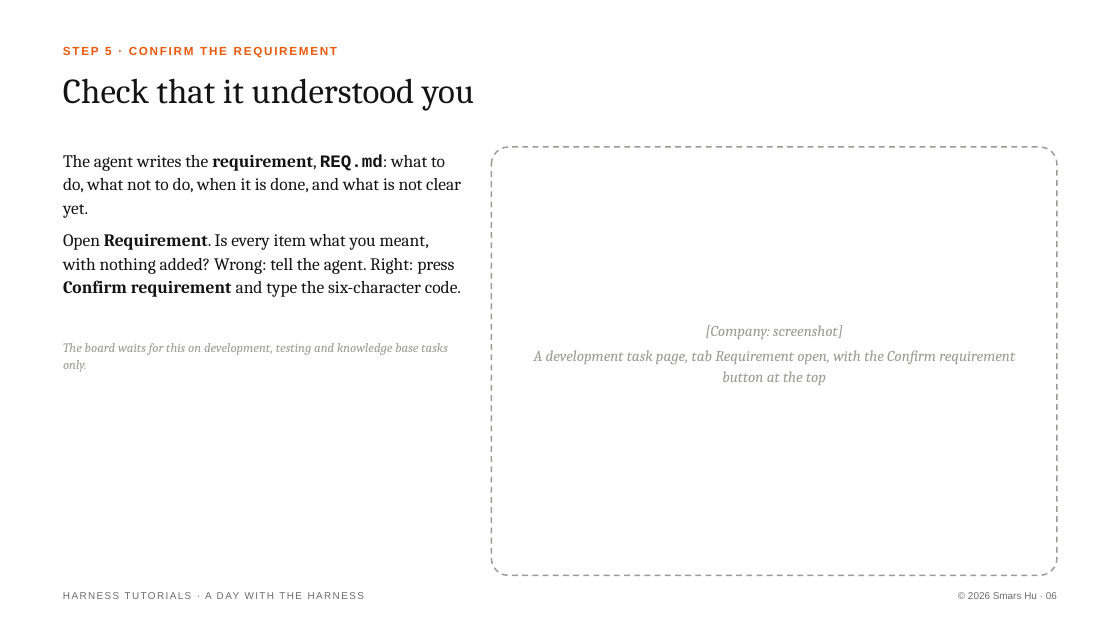
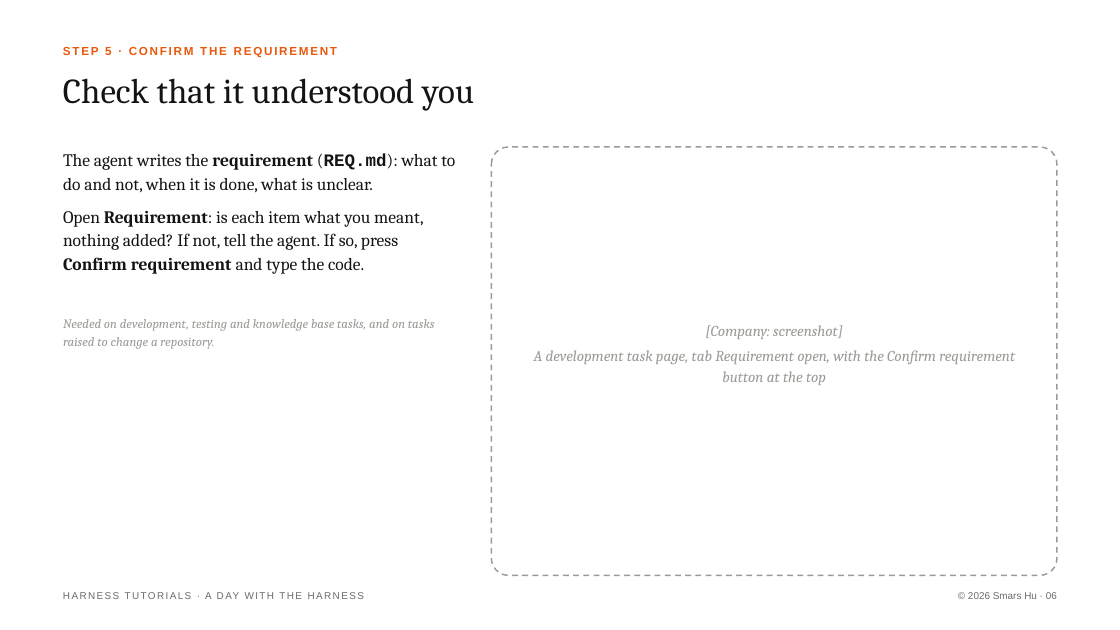
Before and after one commit to Smars-Bin-Hu/ai-exploration, a slide deck: slide 6 of source/tutorials/1_day.pptx. Drawn at 1120x630 pixels with LibreOffice and Linux fonts; fonts in the diff are those of the drawing. Boxes give left, top, right and bottom in pixels: in the first picture for what was removed or moved away, otherwise in the second. Text is boxed around its words. In the diff, an @@ line names an element or a change of style, - is before the commit and + after.

```diff
--- a/source/tutorials/1_day.pptx
+++ b/source/tutorials/1_day.pptx
@@ text at bbox=[63, 153, 455, 274]: text changed @@
-The agent writes the requirement, REQ.md: what to do, what not to do, when it is done, and what is not clear yet.
-Open Requirement. Is every item what you meant, with nothing added? Wrong: tell the agent. Right: press Confirm requirement and type the six-character code.
+The agent writes the requirement (REQ.md): what to do and not, when it is done, what is unclear.
+Open Requirement: is each item what you meant, nothing added? If not, tell the agent. If so, press Confirm requirement and type the code.
@@ text at bbox=[63, 319, 435, 349]: text changed @@
-The board waits for this on development, testing and knowledge base tasks only.
+Needed on development, testing and knowledge base tasks, and on tasks raised to change a repository.
```
Also in this commit, not shown: 4 other slides changed, 3 other files.
